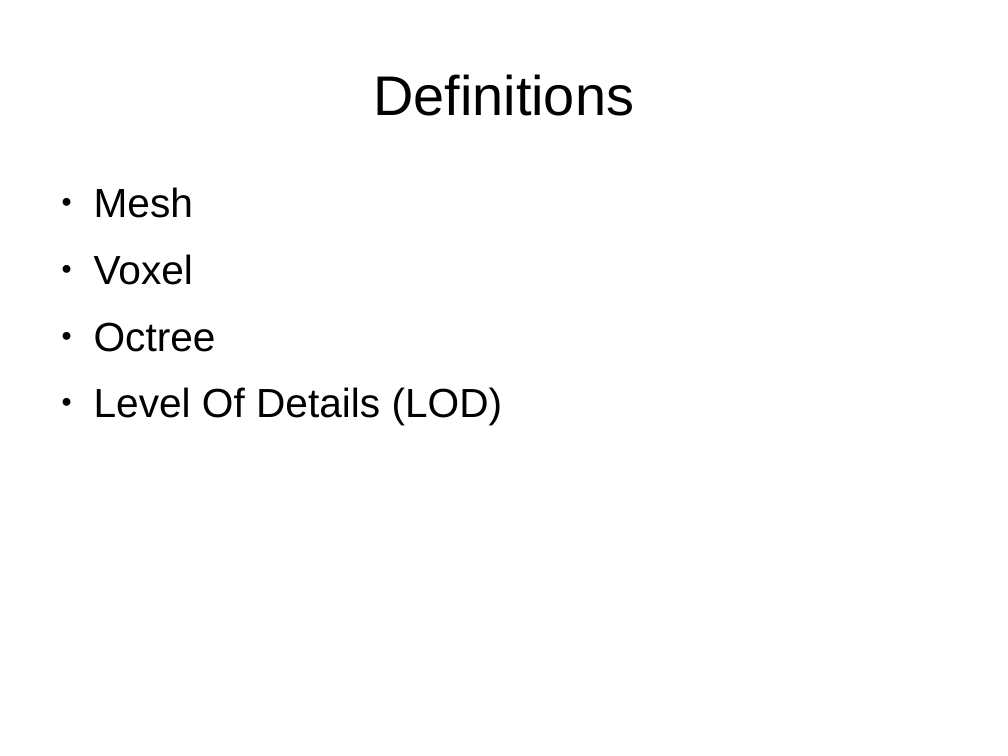
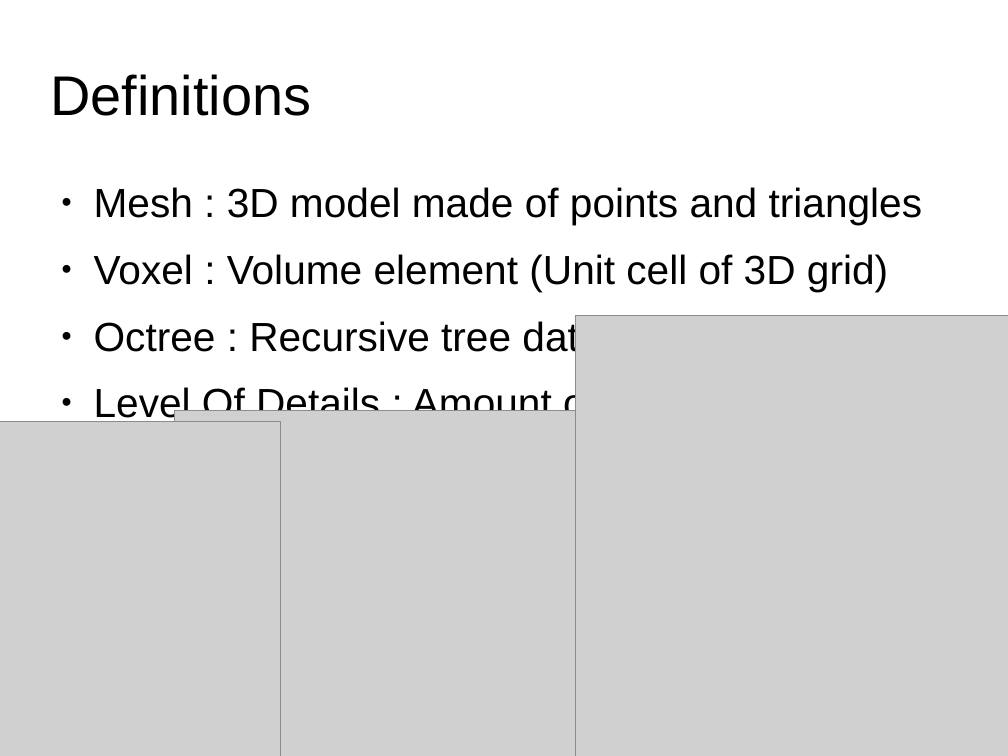
Before and after one commit to leon196/Voxel, a slide deck: slide 2 of docs/Presentation.odp. Drawn at 1008x756 pixels with LibreOffice and Linux fonts; fonts in the diff are those of the drawing; grey boxes stand for pictures. Boxes give left, top, right and bottom in pixels: in the first picture for what was removed or moved away, otherwise in the second. Text is boxed around its words. In the diff, an @@ line names an element or a change of style, - is before the commit and + after.

Commit message:
Presentation save

```diff
--- a/docs/Presentation.odp
+++ b/docs/Presentation.odp
@@ title "Definitions" at box(50, 74, 311, 116): alignment centre to left @@
@@ text at box(94, 187, 923, 425): text changed @@
-● Mesh
-● Voxel
-● Octree
-● Level Of Details (LOD)
+● Mesh : 3D model made of points and triangles
+● Voxel : Volume element (Unit cell of 3D grid)
+● Octree : Recursive tree data structure
+● Level Of Details : Amount of informations
@@ picture added at box(576, 316, 1008, 756) @@
@@ picture added at box(175, 411, 756, 756) @@
@@ picture added at box(0, 422, 281, 756) @@
```
Also in this commit, not shown: 2 other slides changed, 3 slides added, 2 slides removed, 1 other file.
